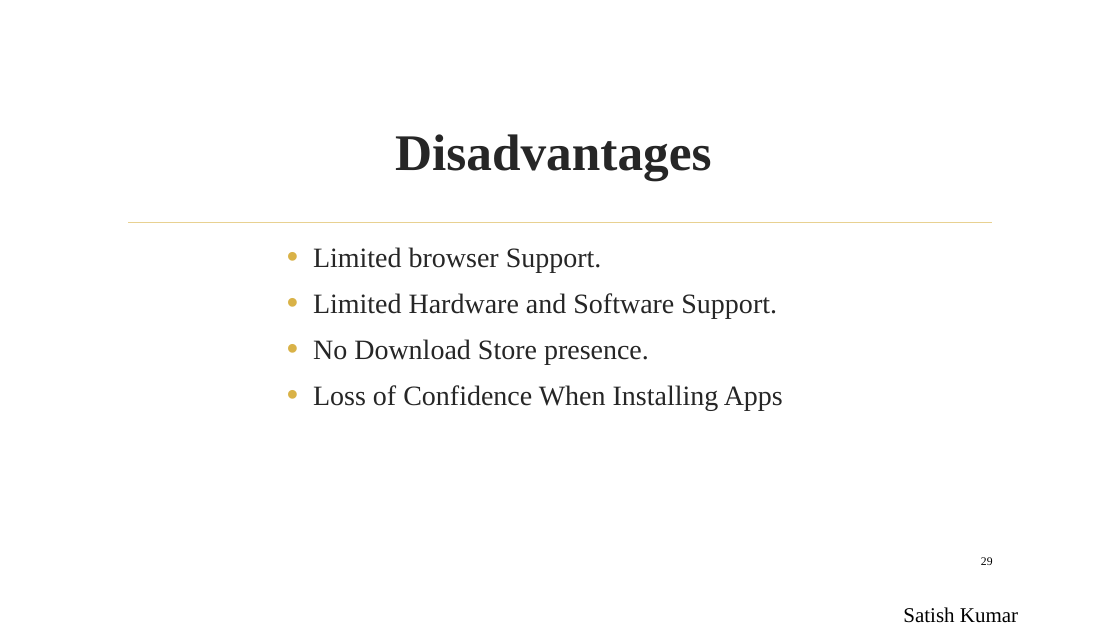
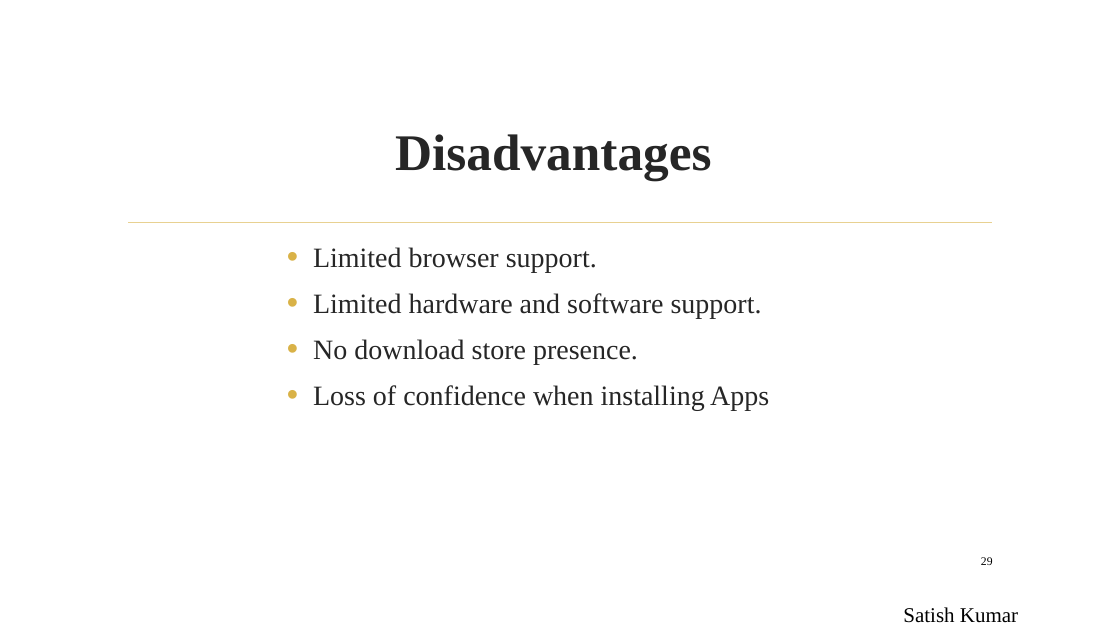
Before and after one commit to Sravani537520/WrokshopOnPWA, a slide deck: slide 29 of pptOnPWA.pptx. Drawn at 1120x630 pixels with LibreOffice and Linux fonts; fonts in the diff are those of the drawing; background and template pictures are left out. Boxes give left, top, right and bottom in pixels: in the first picture for what was removed or moved away, otherwise in the second. Text is boxed around its words. In the diff, an @@ line names an element or a change of style, - is before the commit and + after.

```diff
--- a/pptOnPWA.pptx
+++ b/pptOnPWA.pptx
@@ text at bbox=[313, 247, 769, 411]: text changed @@
-• Limited browser Support.
-• Limited Hardware and Software Support.
-• No Download Store presence.
-• Loss of Confidence When Installing Apps
+• Limited browser support.
+• Limited hardware and software support.
+• No download store presence.
+• Loss of confidence when installing Apps
```
Also in this commit, not shown: 13 other slides changed, 1 slide added, 1 slide removed.
